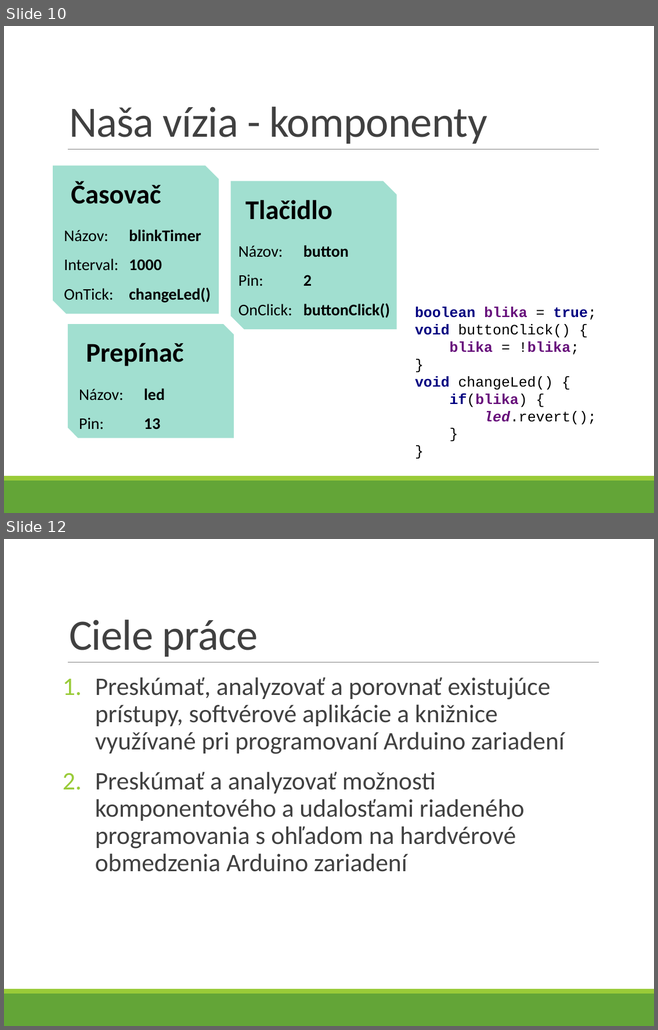
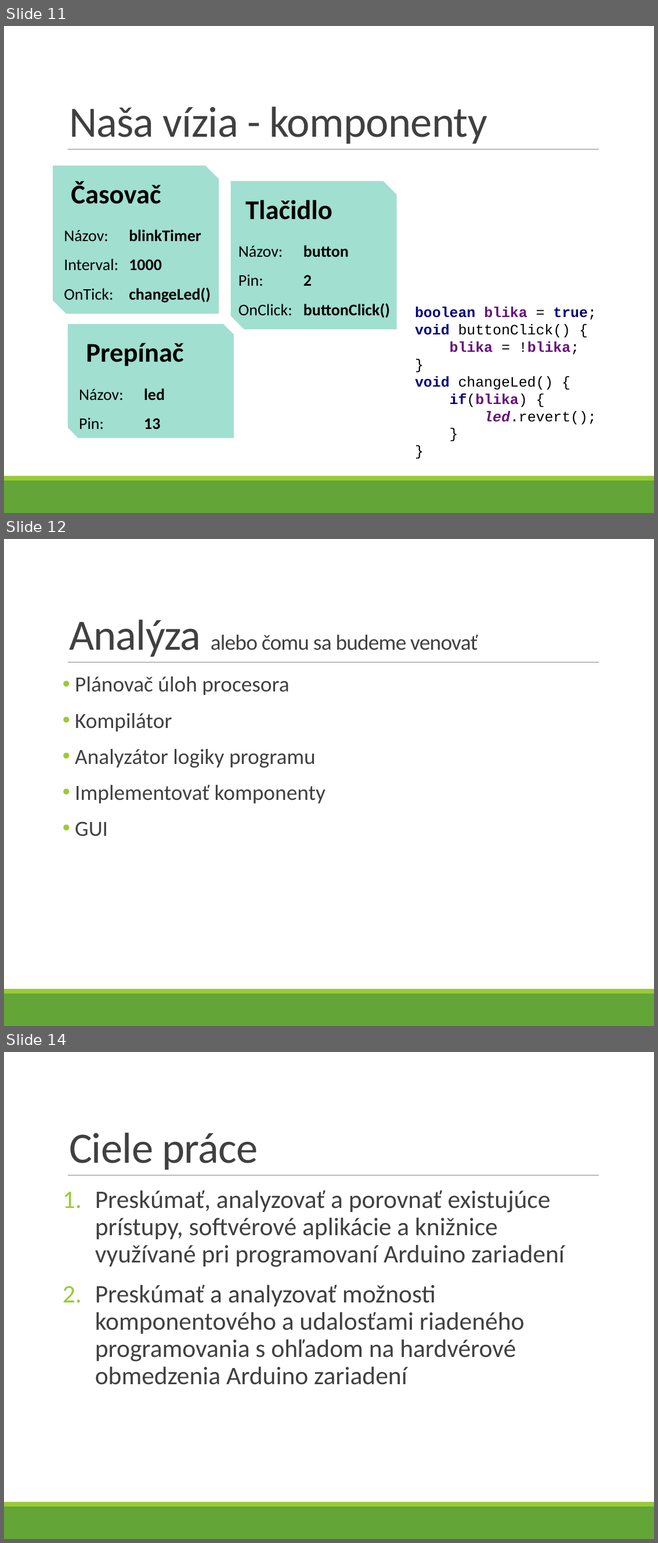
Before and after one commit to ppatrik/DiplomovaPraca, a slide deck: Prezentacie/prezentacia.pptx. Shown one above the other, each under a label of ours: slides 10 and 12 before the commit, slides 11, 12 and 14 after it; the slides between them are not shown. The pictures are 658x1030 and 658x1543 pixels, drawn with LibreOffice and Linux fonts; fonts in the diff are those of the drawing. Boxes give left, top, right and bottom in pixels: in the first picture for what was removed or moved away, otherwise in the second. Text is boxed around its words. In the diff, an @@ line names an element or a change of style, - is before the commit and + after.

```diff
--- a/Prezentacie/prezentacia.pptx
+++ b/Prezentacie/prezentacia.pptx
@@ slide 12 added at bbox=[4, 539, 654, 1026], background #FFFFFF; not listed: 3 template elements that a slide beside it also shows @@
@@ title added at bbox=[69, 620, 477, 657], 24 pt, text #404040 @@
+Analýza alebo čomu sa budeme venovať
@@ text added at bbox=[75, 676, 325, 837], 24 pt, text #404040 @@
+• Plánovač úloh procesora
+• Kompilátor
+• Analyzátor logiky programu
+• Implementovať komponenty
+• GUI
@@ what was slide 10 is now slide 11 @@
@@ what was slide 12 is now slide 14 @@
```
Also in this commit, not shown: 2 slides changed, 3 other slides added, 2 slides removed, 26 other files.
